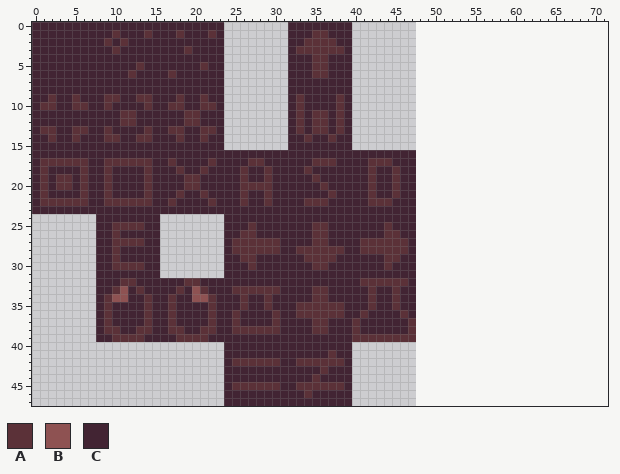
File history of a pixel-art file, thrower_alchemist/assets/tilesets/floors/tile_floor1.aseprite. Above, as it was before the edit.
48x48 pixels, 1 frame. The old version is drawn lined up with the new one, on the new canvas.
Visible layers, top first: "Layer 2", "Background".
Palette (. is transparent): A #5b3138  B #8e5252  C #422433
Pixels before (only the part around the change), first column x 36:
 0 CCCC................................
 1 ACCC................................
 2 AACC................................
 3 AAAC................................
 4 ACCC................................
 5 ACCC................................
 6 ACCC................................
 7 CCCC................................
 8 CCCC................................
 9 CCAC................................
10 CCAC................................
11 ACAC................................
12 ACAC................................
13 ACAC................................
14 CACC................................
15 CCCC................................
16 CCCCCCCCCCCC........................
17 AACCCCAAACCC........................
18 CCCCCCACCACC........................
19 CCCCCCACCACC........................
20 ACCCCCACCACC........................
21 CACCCCACCACC........................
22 ACCCCCAAACCC........................
23 CCCCCCCCCCCC........................
24 CCCCCCCCCCCC........................
25 ACCCCCCCACCC........................
26 ACCCCCCCAACC........................
27 ACCCCAAAAAAC........................
28 AAACCAAAAAAC........................
29 AACCCCCCAACC........................
30 ACCCCCCCACCC........................
31 CCCCCCCCCCCC........................
32 CCCCCAAAAAAC........................
33 ACCCCCACCACC........................
After the commit:
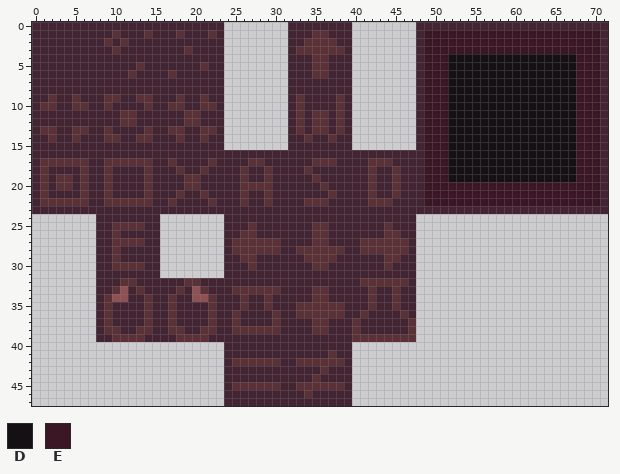
Colours new in this view: D #141013  E #3b1725
Commit message: feat: Finally works dash and added a tile that don't lest you walk on it
From old to new:
{"change": "canvas 48x48 -> 72x48"}
{"y":0,"x":48,"old":"........................","new":"CCCCCCCCCCCCCCCCCCCCCCCC"}
{"y":1,"x":48,"old":"........................","new":"CEEEEEEEEEEEEEEEEEEEEEEC"}
{"y":2,"x":48,"old":"........................","new":"CEEEEEEEEEEEEEEEEEEEEEEC"}
{"y":3,"x":48,"old":"........................","new":"CEEEEEEEEEEEEEEEEEEEEEEC"}
{"y":4,"x":48,"old":"........................","new":"CEEEDDDDDDDDDDDDDDDDEEEC"}
{"y":5,"x":48,"old":"........................","new":"CEEEDDDDDDDDDDDDDDDDEEEC"}
{"y":6,"x":48,"old":"........................","new":"CEEEDDDDDDDDDDDDDDDDEEEC"}
{"y":7,"x":48,"old":"........................","new":"CEEEDDDDDDDDDDDDDDDDEEEC"}
{"y":8,"x":48,"old":"........................","new":"CEEEDDDDDDDDDDDDDDDDEEEC"}
{"y":9,"x":48,"old":"........................","new":"CEEEDDDDDDDDDDDDDDDDEEEC"}
{"y":10,"x":48,"old":"........................","new":"CEEEDDDDDDDDDDDDDDDDEEEC"}
{"y":11,"x":48,"old":"........................","new":"CEEEDDDDDDDDDDDDDDDDEEEC"}
{"y":12,"x":48,"old":"........................","new":"CEEEDDDDDDDDDDDDDDDDEEEC"}
{"y":13,"x":48,"old":"........................","new":"CEEEDDDDDDDDDDDDDDDDEEEC"}
{"y":14,"x":48,"old":"........................","new":"CEEEDDDDDDDDDDDDDDDDEEEC"}
{"y":15,"x":48,"old":"........................","new":"CEEEDDDDDDDDDDDDDDDDEEEC"}
{"y":16,"x":48,"old":"........................","new":"CEEEDDDDDDDDDDDDDDDDEEEC"}
{"y":17,"x":48,"old":"........................","new":"CEEEDDDDDDDDDDDDDDDDEEEC"}
{"y":18,"x":48,"old":"........................","new":"CEEEDDDDDDDDDDDDDDDDEEEC"}
{"y":19,"x":48,"old":"........................","new":"CEEEDDDDDDDDDDDDDDDDEEEC"}
{"y":20,"x":48,"old":"........................","new":"CEEEEEEEEEEEEEEEEEEEEEEC"}
{"y":21,"x":48,"old":"........................","new":"CEEEEEEEEEEEEEEEEEEEEEEC"}
{"y":22,"x":48,"old":"........................","new":"CEEEEEEEEEEEEEEEEEEEEEEC"}
{"y":23,"x":48,"old":"........................","new":"CCCCCCCCCCCCCCCCCCCCCCCC"}
{"label":"added","picture_box":[416,22,608,214]}
